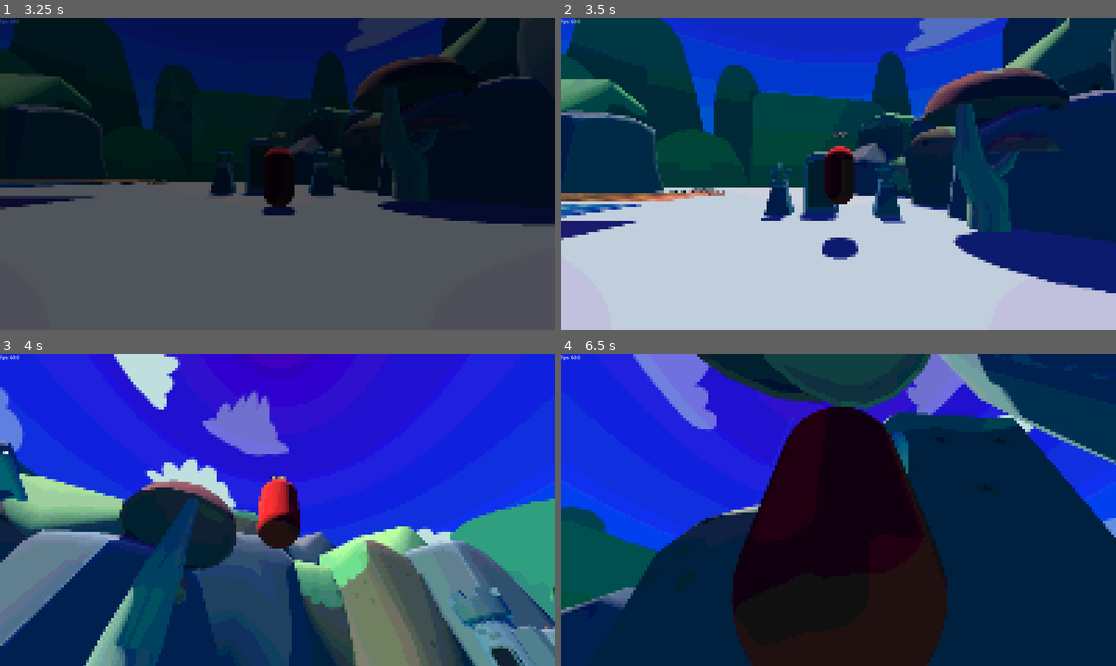
Above: before the commit, frames 1-4 (two rows, left to right).
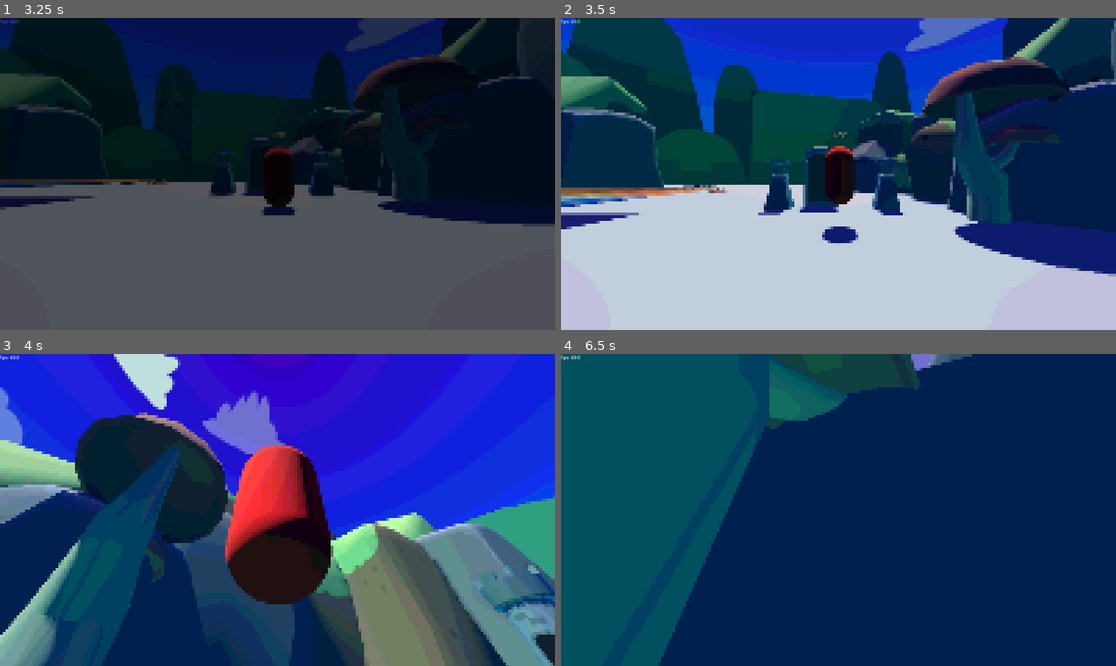
Above: after the commit, the same moments.

Repository: JZxAkuma/FIT2145-Game-Prototype-1
Game: Godot game, scene res://logo_splash_screen.tscn
Same seed, same stepped clock (60 frames per second), same inputs: the game is played once before the commit and once after it.
Inputs (mouse positions are in pixels of both pictures, inside the frame that each line leads up to):
- Up to frame 1 (3.25 s): tap Enter (ui_accept) at 0.5, 1.25, 2.75 s; move the mouse to (399, 158) at 0.52 s; hold D (right) 0.53-1.28 s; hold Right mouse button (aim) 0.53-1.28 s; tap Space (jump) at 0.77, 1.07, 1.52, 1.82, 3.02 s; tap Shift (change element) at 0.8, 1.35 s; move the mouse to (166, 189) at 1.27 s; hold S (down) 1.28-2.03 s; tap Mouse wheel down (scroll_down) at 1.55, 2.1 s; move the mouse to (333, 105) at 2.02 s; hold D (right) 2.03-2.78 s; tap Mouse wheel up (scroll_up) at 2.3, 2.85 s; move the mouse to (249, 236) at 2.77 s; hold W (up) from 2.78 s (still down); click (249, 236) at 3.05 s
- Up to frame 2 (3.5 s): keep holding W (up); tap Space (jump) at 3.32 s
- Up to frame 3 (4 s): keep holding W (up); move the mouse to (316, 513) at 3.52 s; press the mouse at (316, 513) at 3.53 s; tap Space (jump) at 3.77, 3.8 s
- Up to frame 4 (6.5 s): tap Space (jump) at 4.07, 4.35, 4.52, 4.82, 6.02, 6.32 s; move the mouse to (794, 506) at 4.27 s; release the mouse at (794, 506) at 4.28 s; right-click (794, 506) at 4.55 s; move the mouse to (844, 510) at 5.02 s; hold Right mouse button (aim) 5.03-5.78 s; tap Shift (change element) at 5.3, 5.85 s; move the mouse to (816, 503) at 5.77 s; release W (up) at 5.78 s; hold D (right) from 5.78 s (still down); tap Mouse wheel down (scroll_down) at 6.05 s

Frame 1 is identical in both runs. In frame 2, 13% of the frame differs, in the area x 0-100%, y 0-89%; in frame 3, 44%; in frame 4, 61%, in the area x 0-100%, y 0-100%.

Commit message:
Pain
+ Animation blending setup

Diff:
--- a/level component/player.tscn
+++ b/level component/player.tscn
@@ -153,4 +153,9 @@
 [node name="CollisionShape3D" type="CollisionShape3D" parent="HurtBox"]
 shape = SubResource("CapsuleShape3D_tlwt5")
 
+[node name="AnimationPlayer" type="AnimationPlayer" parent="."]
+
+[node name="AnimationTree" type="AnimationTree" parent="."]
+anim_player = NodePath("../AnimationPlayer")
+
 [connection signal="area_entered" from="HurtBox" to="." method="_on_hurt_box_area_entered"]
--- a/player.gd
+++ b/player.gd
@@ -1,45 +1,52 @@
 extends CharacterBody3D
 
+const SPEED = 5.0
+@export var JUMP_VELOCITY = 4.5
+@export var jump_cut_multiplier: float = 0.5
 
 @export var default_sens = 0.5
 @export var aim_sens = 0.3
+@export var controller_sens: float = 3.0
+@export var controller_aim_sens: float = 3.0
+@export var controller_deadzone: float = 0.15
 var sens = 0.5
 
-const SPEED = 5.0
-@export var JUMP_VELOCITY = 4.5
 @onready var pivot: Node3D = $"camera point"
 @onready var castline: RayCast3D = $"camera point/SpringArm3D/Camera3D/RayCast3D"
 @onready var debug_label: Label = $"CanvasLayer/Crosshair/casting to"
 @onready var cast_point: Marker3D = $"cast point"
-@export var aim_camera_pos: Vector3 = Vector3(0.969, 0.792, 0.0)
-@export var aim_spring_length: float = 2.0
-@export var default_spring_length: float = 5.0
 @onready var crosshair: TextureRect = $CanvasLayer/Crosshair/Crosshair
 @onready var camera: Camera3D = $"camera point/SpringArm3D/Camera3D"
 @onready var camerapoint: Node3D = $"camera point"
 @onready var springarm: SpringArm3D = $"camera point/SpringArm3D"
+@onready var player_mesh = $Player_mesh
+@onready var wall_indicator = preload("res://earth_wall_indicator.tscn").instantiate()
+
+@onready var anim_tree: AnimationTree = $AnimationTree
+
+@export var aim_camera_pos: Vector3 = Vector3(0.969, 0.792, 0.0)
+@export var aim_spring_length: float = 2.0
+@export var default_spring_length: float = 5.0
 @export var aim_tween_legnht: float = 0.1
-@export var controller_sens : float = 3.0
-@export var controller_aim_sens : float = 3.0
-@export var controller_deadzone : float = 0.15
-@export var jump_cut_multiplier: float = 0.5
+var aim_tween: Tween
+
+@export var mesh_turn_speed: float = 10.0
+var last_world_facing_angle: float = 0.0
+
 @onready var element_ui = $"CanvasLayer/Elements UI"
-@onready var water_icon:TextureButton=$"CanvasLayer/Elements UI/HBoxContainer/water"
-@onready var fire_icon:TextureButton=$"CanvasLayer/Elements UI/HBoxContainer/fire"
-@onready var earth_icon:TextureButton=$"CanvasLayer/Elements UI/HBoxContainer/earth"
+@onready var water_icon: TextureButton = $"CanvasLayer/Elements UI/HBoxContainer/water"
+@onready var fire_icon: TextureButton = $"CanvasLayer/Elements UI/HBoxContainer/fire"
+@onready var earth_icon: TextureButton = $"CanvasLayer/Elements UI/HBoxContainer/earth"
 @onready var water_normal_tex = water_icon.texture_normal
 @onready var fire_normal_tex = fire_icon.texture_normal
 @onready var earth_normal_tex = earth_icon.texture_normal
-@onready var player_mesh = $Player_mesh
-@export var mesh_turn_speed: float = 10.0
-var aim_tween: Tween
-var element_ui_tween : Tween
-
+var element_ui_tween: Tween
+
+@export var element_change_time_scale: float = 0.2
 
 var waterball_scene = preload("res://water_ball.tscn")
 var fireball_scene = preload("res://fireball.tscn")
 var earthwall_scene = preload("res://earth_wall.tscn")
-@onready var wall_indicator = preload("res://earth_wall_indicator.tscn").instantiate()
 
 enum elements {
 	water,
@@ -53,15 +60,24 @@
 	died
 }
 
-enum changing_elements{
+enum changing_elements {
 	changing,
 	not_changing
 }
+
 var state: states = states.default
-
 var selection: elements = elements.water
-
 var player_lock = false
+
+# ANIMATION-TREE-READY STATE
+
+var is_moving: bool = false
+var move_speed_ratio: float = 0.0
+var is_grounded: bool = true
+var is_aiming: bool = false
+
+signal state_changed(new_state: states)
+signal selection_changed(new_selection: elements)
 
 func _ready() -> void:
 	wall_indicator.visible = false
@@ -71,6 +87,7 @@
 
 func _add_wall_indicator():
 	get_tree().current_scene.add_child(wall_indicator)
+
 
 func _input(event: InputEvent) -> void:
 	if event is InputEventMouseMotion:
@@ -78,59 +95,65 @@
 		pivot.rotate_x(deg_to_rad(-event.relative.y * sens))
 		pivot.rotation.x = clamp(pivot.rotation.x, deg_to_rad(-90), deg_to_rad(45))
 
+
 func _sens_changer():
 	match state:
 		states.aiming:
 			sens = aim_sens
-
 		states.default:
 			sens = default_sens
 
 
 func _physics_process(delta: float) -> void:
-	if player_lock == false:
-		_controller_look(delta)
-		_sens_changer()
-		_update_wall_indicator()
-		_camera_state()
-		_cast_lenght()
-		_elements_ui()
-		state = states.aiming if Input.is_action_pressed("aim") else states.default
-
-		if state == states.aiming:
-			if Input.is_action_just_pressed("shoot") and castline.is_colliding():
-				_cast_selection()
-
-		_change_power()
-		_selection_display()
-		_cast_detection()
-
-		if not is_on_floor():
-			velocity += get_gravity() * delta
-
-		# Handle jump.
-		if Input.is_action_just_pressed("jump") and is_on_floor():
-			velocity.y = JUMP_VELOCITY
-
-		#if Input.is_action_just_released("jump") and velocity.y > 0:
-			#velocity.y *= jump_cut_multiplier
-		# Get the input direction and handle the movement/deceleration.
-		# As good practice, you should replace UI actions with custom gameplay actions.
-		var input_dir := Input.get_vector("left", "right", "up", "down")
-		var direction := (transform.basis * Vector3(input_dir.x, 0, input_dir.y)).normalized()
-		if direction:
-			velocity.x = direction.x * SPEED
-			velocity.z = direction.z * SPEED
-		else:
-			velocity.x = move_toward(velocity.x, 0, SPEED)
-			velocity.z = move_toward(velocity.z, 0, SPEED)
-
-		_update_mesh_rotation(delta, input_dir)
-
-		if Input.is_action_just_pressed("quit"):
-			get_tree().quit()
-
-		move_and_slide()
+	if player_lock:
+		return
+
+	_controller_look(delta)
+	_sens_changer()
+	_update_wall_indicator()
+	_camera_state()
+	_cast_lenght()
+	_elements_ui()
+
+	_set_state(states.aiming if Input.is_action_pressed("aim") else states.default)
+
+	if state == states.aiming:
+		if Input.is_action_just_pressed("shoot") and castline.is_colliding():
+			_cast_selection()
+
+	_change_power()
+	_selection_display()
+	_cast_detection()
+
+	if not is_on_floor():
+		velocity += get_gravity() * delta
+
+	# Handle jump.
+	if Input.is_action_just_pressed("jump") and is_on_floor():
+		velocity.y = JUMP_VELOCITY
+
+	if Input.is_action_just_released("jump") and velocity.y > 0:
+		velocity.y *= jump_cut_multiplier
+
+	# Get the input direction and handle the movement/deceleration.
+	# As good practice, you should replace UI actions with custom gameplay actions.
+	var input_dir := Input.get_vector("left", "right", "up", "down")
+	var direction := (transform.basis * Vector3(input_dir.x, 0, input_dir.y)).normalized()
+	if direction:
+		velocity.x = direction.x * SPEED
+		velocity.z = direction.z * SPEED
+	else:
+		velocity.x = move_toward(velocity.x, 0, SPEED)
+		velocity.z = move_toward(velocity.z, 0, SPEED)
+
+	_update_mesh_rotation(delta, direction)
+
+	if Input.is_action_just_pressed("quit"):
+		get_tree().quit()
+
+	move_and_slide()
+
+	_update_animation_state()
 
 
 func _cast_detection():
@@ -143,16 +166,16 @@
 
 func _change_power():
 	if Input.is_action_pressed("change element"):
-		Engine.time_scale = 0.2
+		Engine.time_scale = element_change_time_scale
 		if element_ui_tween:
 			element_ui_tween.kill()
 		element_ui_tween = create_tween()
 		element_ui_tween.tween_property(element_ui, "modulate:a", 1, aim_tween_legnht)
 
 		if Input.is_action_just_pressed("scroll_up"):
-			selection = (selection + 1) % elements.size()
+			_set_selection((selection + 1) % elements.size())
 		if Input.is_action_just_pressed("scroll_down"):
-			selection = (selection - 1 + elements.size()) % elements.size()
+			_set_selection((selection - 1 + elements.size()) % elements.size())
 
 	else:
 		Engine.time_scale = 1
@@ -177,7 +200,8 @@
 				earthwall.player_made = true
 				get_tree().current_scene.add_child(earthwall)
 				earthwall.global_position = castline.get_collision_point()
-				_align_to_surface(earthwall, castline.get_collision_point(), castline.get_collision_normal(),true)
+				_align_to_surface(earthwall, castline.get_collision_point(), castline.get_collision_normal(), true)
+
 
 func _spawn_projectile(scene: PackedScene):
 	var projectile = scene.instantiate()
@@ -221,6 +245,7 @@
 			aim_tween.tween_property(camerapoint, "position", Vector3.ZERO, aim_tween_legnht)
 			aim_tween.tween_property(springarm, "spring_length", default_spring_length, aim_tween_legnht)
 
+
 func _update_wall_indicator():
 	if not wall_indicator.is_inside_tree():
 		return
@@ -232,10 +257,11 @@
 		if target and target.is_in_group("floor"):
 			wall_indicator.global_position = castline.get_collision_point()
 			wall_indicator.global_rotation = global_rotation
-			_align_to_surface(wall_indicator, castline.get_collision_point(), castline.get_collision_normal(),false)
+			_align_to_surface(wall_indicator, castline.get_collision_point(), castline.get_collision_normal(), false)
 			show_indicator = true
 
 	wall_indicator.visible = show_indicator
+
 
 func _align_to_surface(node: Node3D, position: Vector3, normal: Vector3, flip: bool = false) -> void:
 	node.global_position = position
@@ -257,46 +283,85 @@
 	if flip:
 		node.rotate_object_local(Vector3.RIGHT, PI)
 
-func _controller_look(delta:float) -> void:
-	var sens
+
+func _controller_look(delta: float) -> void:
+	var look_sens: float
 	match state:
 		states.default:
-			sens = controller_sens
+			look_sens = controller_sens
 		states.aiming:
-			sens = controller_aim_sens
-	var look_vec := Input.get_vector("look left","look right","look up","look down")
+			look_sens = controller_aim_sens
+		_:
+			look_sens = controller_sens
+
+	var look_vec := Input.get_vector("look left", "look right", "look up", "look down")
 	if look_vec.length() < controller_deadzone:
 		return
 
-	rotate_y(-look_vec.x * sens * delta)
-	pivot.rotate_x(-look_vec.y * sens * delta)
+	rotate_y(-look_vec.x * look_sens * delta)
+	pivot.rotate_x(-look_vec.y * look_sens * delta)
 	pivot.rotation.x = clamp(pivot.rotation.x, deg_to_rad(-90), deg_to_rad(45))
+
 
 func _lock_player():
 	if player_lock == false:
 		player_lock = true
 
+
 func _unlock_player():
 	if player_lock == true:
 		player_lock = false
 
+
 func _on_hurt_box_area_entered(area: Area3D) -> void:
 	RespawnManager._respawn()
 
-func _to_checkpoint_spot(spawnpoint : Vector3) -> void:
+
+func _to_checkpoint_spot(spawnpoint: Vector3) -> void:
 	pass
+
 
 func _elements_ui():
 	water_icon.texture_normal = water_icon.texture_hover if selection == elements.water else water_normal_tex
 	fire_icon.texture_normal = fire_icon.texture_hover if selection == elements.fire else fire_normal_tex
 	earth_icon.texture_normal = earth_icon.texture_hover if selection == elements.earth else earth_normal_tex
 
-func _update_mesh_rotation(delta: float, input_dir: Vector2) -> void:
-	var target_rotation_y: float = player_mesh.rotation.y
+
+func _update_mesh_rotation(delta: float, direction: Vector3) -> void:
+	var target_rotation_y: float
 
 	if state == states.aiming:
 		target_rotation_y = 0.0
-	elif input_dir.length() > 0.1:
-		target_rotation_y = atan2(-input_dir.x, -input_dir.y)
+	else:
+		if direction.length() > 0.1:
+			last_world_facing_angle = atan2(-direction.x, -direction.z)
+		target_rotation_y = last_world_facing_angle - rotation.y
 
 	player_mesh.rotation.y = lerp_angle(player_mesh.rotation.y, target_rotation_y, mesh_turn_speed * delta)
+
+func _set_state(new_state: states) -> void:
+	if state == new_state:
+		return
+	state = new_state
+	is_aiming = state == states.aiming
+	state_changed.emit(state)
+
+func _set_selection(new_selection) -> void:
+	if selection == new_selection:
+		return
+	selection = new_selection
+	selection_changed.emit(selection)
+
+
+func _update_animation_state() -> void:
+	var horizontal_speed = Vector2(velocity.x, velocity.z).length()
+	move_speed_ratio = clamp(horizontal_speed / SPEED, 0.0, 1.0)
+	is_moving = horizontal_speed > 0.1
+	is_grounded = is_on_floor()
+
+	if anim_tree:
+		pass
+		# anim_tree.set("parameters/Move/blend_position", move_speed_ratio)
+		# anim_tree.set("parameters/conditions/is_grounded", is_grounded)
+		# anim_tree.set("parameters/conditions/is_aiming", is_aiming)
+		# anim_tree.set("parameters/Selection/blend_position", selection)
Not shown: 1 places in level component/player.tscn that only renumber resources
